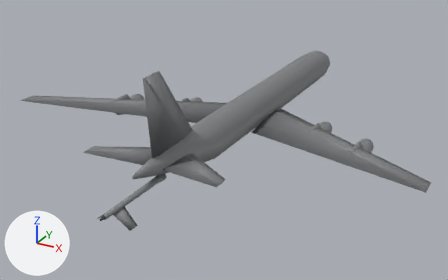
The glTF model shared/extra/models/tanker/reem.glb, before and after one commit.
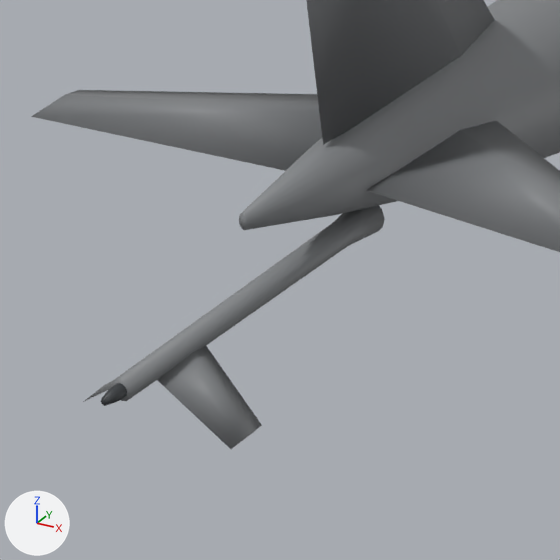
The first picture shows the older version from a 50 mm lens placed at (29.2, -60.6, 25.2), pointed at (-1.0, -5.7, -2.3). The close-ups show the older and then the newer version on the part from 17% to 46% of the width and 45% to 92% of the height of that picture. Only the edits that show in the close-ups are written down. Arrows for +X, +Y and +Z are at lower left; the lights stay in place. Where no turn or scale is listed for an object, it has been applied to the vertices.

The first close-up shows 'boom', 'boom_inner', 'fin', 'reem', 'ruddevator_l', 'ruddevator_r', 'stab_l', 'stab_r'.
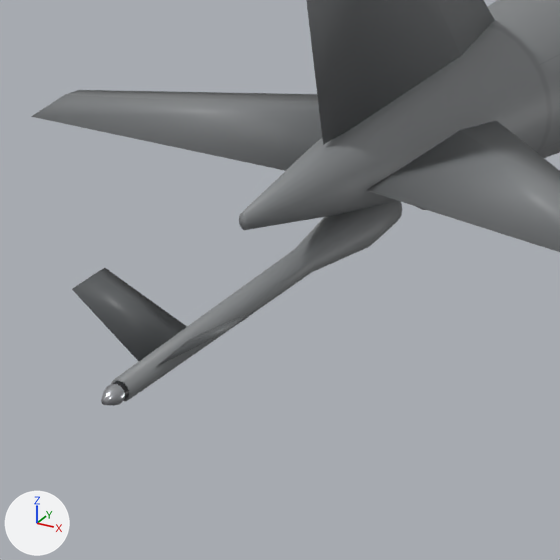
Pixel boxes [x1, y1, x2, y2] of what changed, in the close-ups (560 x 560 px):
'boom', reshaped (6% wider)
    before: [111, 205, 385, 401]
    after: [111, 201, 402, 401]
'ruddevator_r', recoloured, turned
    before: [157, 345, 262, 449]
    after: [156, 311, 254, 367]
'ruddevator_l', recoloured, turned
    before: [83, 381, 112, 402]
    after: [72, 268, 187, 361]
'boom_inner', recoloured, reshaped (7% wider, 8% taller)
    before: [101, 383, 127, 406]
    after: [101, 381, 129, 406]

What changed in the scene script:
```text
Change mat_dark:
    mat_dark.base_color: (0.04, 0.045, 0.05) -> (0.013, 0.0144, 0.0168)  # dark grey #383c3f -> black #1e2023
Add mat_rudder:
    mat_rudder = principled_material('rudder')
    mat_rudder.base_color = (0.102, 0.109, 0.114)  # dark grey #5a5d5f
Add mat_band_o:
    mat_band_o = principled_material('band_o')
    mat_band_o.base_color = (0.807, 0.181, 0.013)  # orange #e8761e
    mat_band_o.roughness = 0.45
Add mat_metal:
    mat_metal = principled_material('metal')
    mat_metal.base_color = (0.468, 0.479, 0.503)  # grey #b6b8bc
    mat_metal.metallic = 0.85
    mat_metal.roughness = 0.3
Add mat_band_y:
    mat_band_y = principled_material('band_y')
    mat_band_y.base_color = (0.839, 0.552, 0.0212)  # yellow #ecc428
    mat_band_y.roughness = 0.45
Add mat_telescope:
    mat_telescope = principled_material('telescope')
    mat_telescope.base_color = (0.552, 0.591, 0.27)  # yellow #c4ca8e
    mat_telescope.roughness = 0.45
Add mat_band_r:
    mat_band_r = principled_material('band_r')
    mat_band_r.base_color = (0.578, 0.0212, 0.013)  # red #c8281e
    mat_band_r.roughness = 0.45
Change me_boom:
    used by ob_boom; parent = ob_boom_pivot; location = (0.0, 0.0, 0.0)
    remove me_boom.from_pydata(...)  # 36 vertices, 68 faces; spans x -0.42..0.42, y -8.34..0.0, z -0.42..0.42
    add me_boom.from_pydata(...)  # 80 vertices, 156 faces; spans x -0.6..0.6, y -8.34..0.9, z -0.55..0.55
    me_boom part 1
    32 vertices are removed from x -0.42..0.42, y -8.34..0.0, z -0.42..0.42
    68 faces are deleted
    76 vertices are added at x -0.6..0.6, y -8.34..0.9, z -0.55..0.55
    156 new faces join them
Change me_boom_inner:
    used by ob_boom_inner; parent = ob_boom; location = (0.0, -2.053, 0.0)
    remove me_boom_inner.from_pydata(...)  # 30 vertices, 56 faces; spans x -0.15..0.15, y -6.79..0.0, z -0.14..0.14
    add me_boom_inner.from_pydata(...)  # 324 vertices, 644 faces; spans x -0.21..0.21, y -6.79..0.0, z -0.21..0.21
    me_boom_inner part 2: 28 vertices removed from x -0.15..0.15, y -6.79..0.0, z -0.14..0.14; 322 vertices added at x -0.21..0.21, y -6.79..0.0, z -0.21..0.21
    add me_boom_inner.materials.append(mat_telescope)  # yellow #c4ca8e
    add me_boom_inner.materials.append(mat_band_r)  # red #c8281e
    add me_boom_inner.materials.append(mat_band_o)  # orange #e8761e
    add me_boom_inner.materials.append(mat_band_y)  # yellow #ecc428
    add me_boom_inner.materials.append(mat_metal)  # grey #b6b8bc
Change me_ruddevator_l:
    where me_ruddevator_l.from_pydata(...)  # 8 vertices, 12 faces; spans x -2.2..0.0, y -7.54..-5.94, z -0.06..0.06
    remove me_ruddevator_l.materials.append(mat_grey)  # grey #818486
    add me_ruddevator_l.materials.append(mat_rudder)  # dark grey #5a5d5f
Change me_ruddevator_r:
    where me_ruddevator_r.from_pydata(...)  # 8 vertices, 12 faces; spans x 0.0..2.2, y -7.54..-5.94, z -0.06..0.06
    remove me_ruddevator_r.materials.append(mat_grey)  # grey #818486
    add me_ruddevator_r.materials.append(mat_rudder)  # dark grey #5a5d5f
Change ob_ruddevator_l:
    ob_ruddevator_l.rotation_euler: (0.0, -0.611, 0.0) -> (0.0, 0.611, 0.0)  # degrees (0, -35, 0) -> degrees (0, 35, 0)
Change ob_ruddevator_r:
    ob_ruddevator_r.rotation_euler: (0.0, 0.611, 0.0) -> (0.0, -0.611, 0.0)  # degrees (0, 35, 0) -> degrees (0, -35, 0)
```
